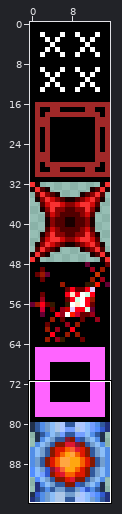
One commit to this sprite sheet: server/static/sm/block-alt.png. The first picture is a wide view before the edit; the outline marks the close-up.
Close-up. Before:
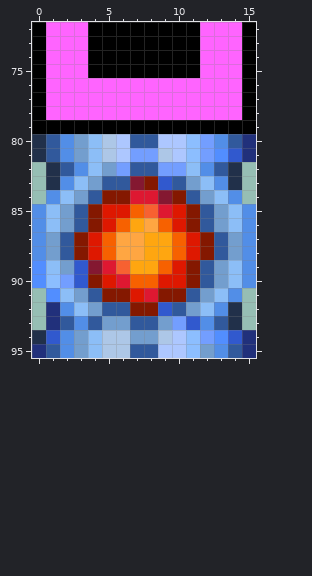
The file is 16x96 pixels. Colours within 5 levels of each other are drawn and written as one. Shown: x 0..15, y 72..95.
Once edited:
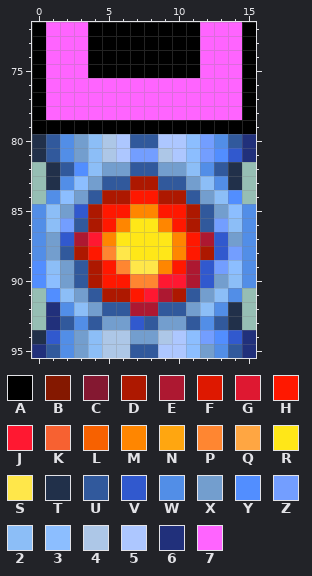
Palette (. is transparent): A #000000  B #841800  C #841831  D #ad1800  E #ad1831  F #de1800  G #de1831  H #ff1800  J #ff1831  K #f76131  L #f76100  M #ff8600  N #ffa610  P #ff8631  Q #ffa642  R #ffe718  S #ffe74a  T #21304a  U #31599c  V #3159ce  W #528ee7  X #739ece  Y #528eff  Z #739eff  2 #8cbef7  3 #8cbeff  4 #adc7e7  5 #adc7ff  6 #21307b  7 #ff64ff
Change:
Changed rows in their new state; - is an unchanged pixel.
first column x 2:
82 -Y--X--XX----
83 -3---DDU-----
84 3--DDHHDD---Y
85 -VDHHMMHHD--3
86 Z-DHMRRMHD-Z-
87 VEJMRRRRMHEV-
88 -DHPSRRRMHDVZ
89 -UDHPSSMHEVZ3
90 XUDHHPPJJEV--
91 ---DDHJED----
92 -----EEU-----
93 -----V--XU---
Changed places in both close-ups, as pixel boxes (x1, y1, x2, y2):
changed: (60, 162, 242, 330)
